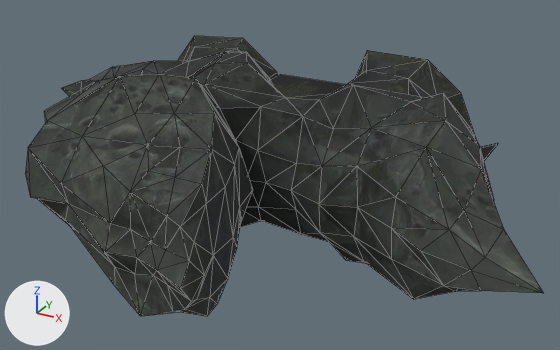
What one commit did to the OBJ model sceneobjs/yatelandisi_fuben_223/yatelandisi_fuben_223_guaishi03.obj.
Camera for both pictures: a 50 mm lens placed at (825.0, -1849.0, 723.0), pointed at (41.0, -425.0, 11.0). Lighting does not change. The marker at lower left points along +X, +Y and +Z. Mesh edges are drawn as thin lines. Where no turn or scale is listed for an object, it has been applied to the vertices. Vertices at the same position are counted once.

Objects in the first picture: 'yatelandisi_fuben_223_guaishi03'.
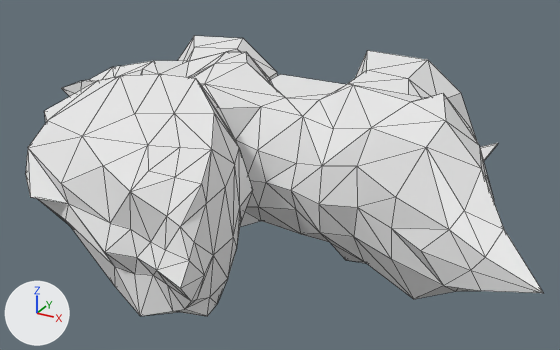
Location of each change, (x1, y1, x2, y2) in pixels of the pictures (560 x 350 px):
```json
{"part": 1, "of": "me_yatelandisi_fuben_223_guaishi03", "change": "recoloured", "before": [271, 74, 498, 161], "after": [271, 74, 498, 161], "on screen": "black to white"}
{"part": 2, "of": "me_yatelandisi_fuben_223_guaishi03", "change": "recoloured", "before": [25, 36, 543, 316], "after": [25, 36, 543, 316], "on screen": "grey to white"}
```

Edits to the scene script, one JSON object a line:
```json
{"op": "add", "block": "mat_material_1_1", "code": ["mat_material_1_1 = principled_material('material_1')", "mat_material_1_1.base_color = (0.8, 0.8, 0.8)  # white #e7e7e7", "mat_material_1_1.roughness = 1.0"]}
{"op": "add", "block": "mat_material_2_1", "code": ["mat_material_2_1 = principled_material('material_2')", "mat_material_2_1.base_color = (0.8, 0.8, 0.8)  # white #e7e7e7", "mat_material_2_1.roughness = 1.0"]}
{"block": "me_yatelandisi_fuben_223_guaishi03", "where": "me_yatelandisi_fuben_223_guaishi03.from_pydata(...)  # 277 vertices, 508 faces; spans x -746.0..684.0, y -924.0..0.0, z -226.0..259.0"}
{"block": "me_yatelandisi_fuben_223_guaishi03", "where": "# used by ob_yatelandisi_fuben_223_guaishi03; location = (0.0, 0.0, 0.0)"}
{"block": "me_yatelandisi_fuben_223_guaishi03", "change": "me_yatelandisi_fuben_223_guaishi03 part 1: all 10 faces that had it switch from mat_material_2 (picture img_yatelandisi_fuben_223_guaishi03_02_png) to mat_material_2_1 (white #e7e7e7)"}
{"block": "me_yatelandisi_fuben_223_guaishi03", "change": "me_yatelandisi_fuben_223_guaishi03 part 2: all 498 faces that had it switch from mat_material_1 (picture img_yatelandisi_fuben_223_guaishi03_01_png) to mat_material_1_1 (white #e7e7e7)"}
```
